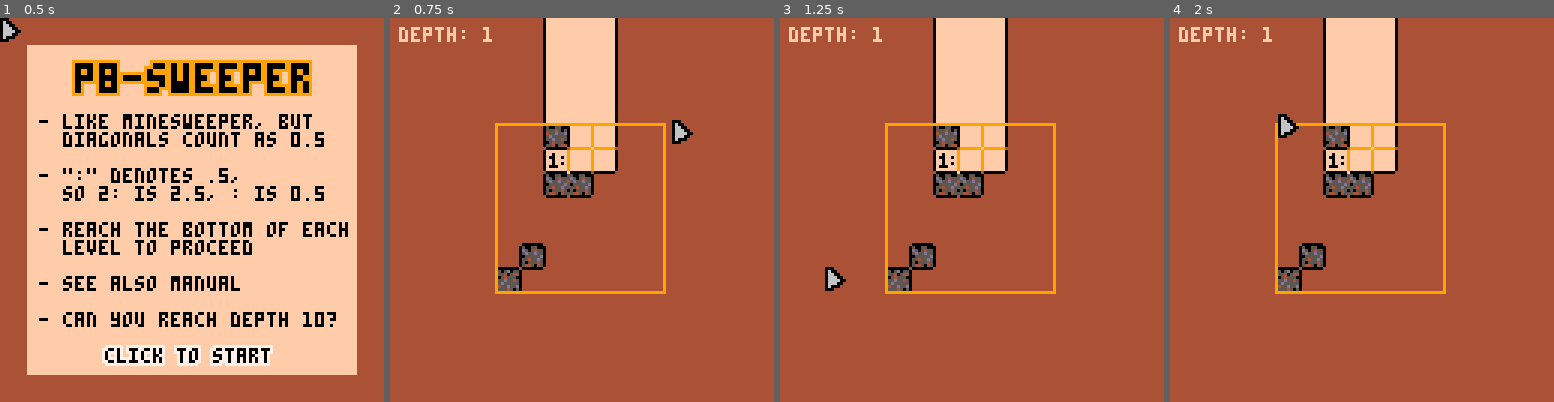
Above: before the commit, frames 1-4 (left to right).
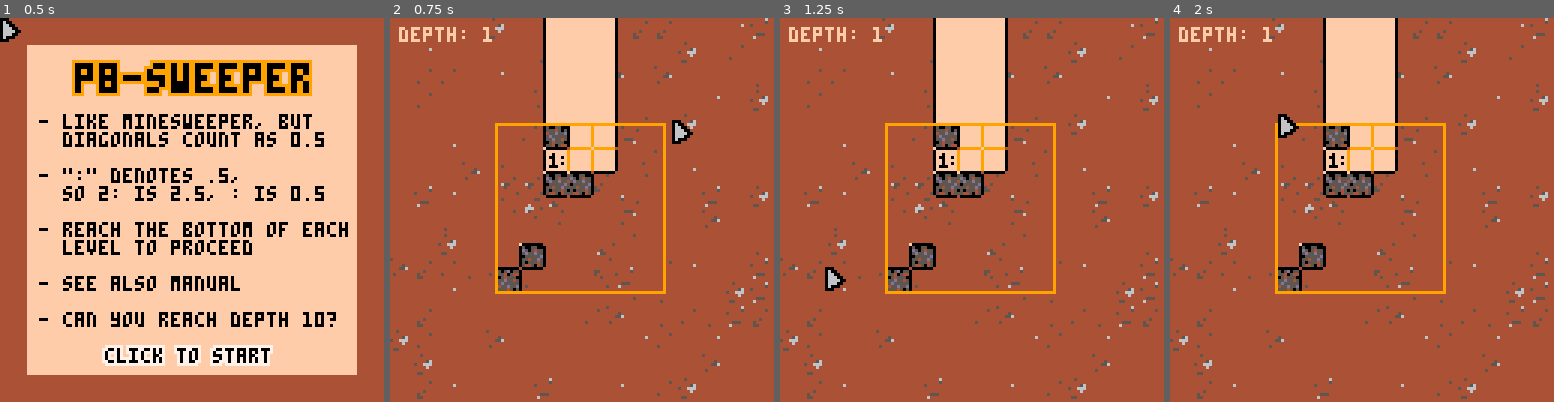
Above: after the commit, the same moments.

Repository: zommerfelds/ldjam57-p8sweeper
Game: PICO-8 cartridge p8sweeper.p8
Same seed, same stepped clock (60 frames per second), same inputs: the game is played once before the commit and once after it.
Inputs (mouse positions are in pixels of both pictures, inside the frame that each line leads up to):
- Up to frame 1 (0.5 s): no input
- Up to frame 2 (0.75 s): click (670, 121) at 0.67 s
- Up to frame 3 (1.25 s): click (826, 267) at 1.22 s
- Up to frame 4 (2 s): click (1277, 114) at 1.77 s

Frame 1 is identical in both runs. In frame 2, 2.1% of the frame differs, in the area x 0-99%, y 0-100%; in frame 3, 2.1%; in frame 4, 2.1%.

Commit message:
Add random background tiles

Diff:
--- a/generator.lua
+++ b/generator.lua
@@ -7,6 +7,7 @@
 flags = {}
 path = {}
 flipped = {}
+rand = {}
 
 function reset_grid()
     for i = 1, GRID_WIDTH do
@@ -15,12 +16,15 @@
         flags[i] = {}
         path[i] = {}
         flipped[i] = {}
+        rand[i] = {}
         for j = 1, GRID_HEIGHT do
             grid[i][j] = EMPTY_FIELD -- Default all fields to empty
             visibility[i][j] = false -- Default all fields to covered
             flags[i][j] = false -- Default all fields to unflagged
             path[i][j] = false -- Default all fields to not in path
+            -- note: could remove flipped and use rand instead
             flipped[i][j] = { x = rnd() > 0.5, y = rnd() > 0.5 } -- Randomize x and y as booleans
+            rand[i][j] = rnd()
         end
     end
 end
--- a/p8sweeper.p8
+++ b/p8sweeper.p8
@@ -16,14 +16,14 @@
 77777777777777777777777777777777777777777777777777777777777777777777777777777777777777777777777777777777777777777777777777777777
 77777777777777777777777777777777777777777777777777777777777777777777777777777777777777777777777777777777777777777777777777777777
 77777777777777777777777777777777777777777777777777777777777777777777777777777777777777777777777777777777777777777777777777777777
-77707777500550057707777777777777777777777777777777777777777777777777777777777777777777777777777777777777777777777777777777777777
-770007775554505d7700077777777777777777777777777777777777777777777777777777777777777777777777777777777777777777777777777777777777
-70080077455d55d5770b007777777777777777777777777777777777777777777777777777777777777777777777777777777777777777777777777777777777
-008880075d5555507700077777777777777777777777777777777777777777777777777777777777777777777777777777777777777777777777777777777777
-7008007755d554557707777777777777777777777777777777777777777777777777777777777777777777777777777777777777777777777777777777777777
-77000777054555057000077777777777777777777777777777777777777777777777777777777777777777777777777777777777777777777777777777777777
-77707777554054457777777777777777777777777777777777777777777777777777777777777777777777777777777777777777777777777777777777777777
-77777777505d05547777777777777777777777777777777777777777777777777777777777777777777777777777777777777777777777777777777777777777
+77707777500550057707777744444444444444445444444444444644445444444444444444444444444444444444444444444444777777777777777777777777
+770007775554505d7700077744444544444445444444444444444544444444444444444444444444444444444444444444444444777777777777777777777777
+70080077455d55d5770b007744444444444444444444544454444444444456444444444444444644444444444444444444444444777777777777777777777777
+008880075d5555507700077744444444444444444445564444444444544666444444444444444444444444444444444444444444777777777777777777777777
+7008007755d554557707777744444444444544444444444444444444444464444444444444444444444444444444444444444444777777777777777777777777
+77000777054555057000077745444444454444444544444444555444444444444444444444444444444444444444444444444444777777777777777777777777
+77707777554054457777777744444444455444444444444446444444455444444454444444444444444444444444444444444444777777777777777777777777
+77777777505d05547777777744444444444444444444444444444444444444444444444444444444444444444444444444444444777777777777777777777777
 00077777777777777777777777777777777777777777777777777777777777777777777777777777777777777777777777777777777777777777777777777777
 06007777777777777777777777777777777777777777777777777777777777777777777777777777777777777777777777777777777777777777777777777777
 06600777777777777777777777777777777777777777777777777777777777777777777777777777777777777777777777777777777777777777777777777777
--- a/scene_level.lua
+++ b/scene_level.lua
@@ -32,6 +32,10 @@
     end
 end
 
+function get_background_tile_full(rand)
+    return 19 + min(rand * 20, 9)
+end
+
 function init_level(opt_depth)
     scene = SCENE_LEVEL
     sfx(0)
@@ -47,6 +51,13 @@
 
     if scene == SCENE_LEVEL then
         generate_level(depth)
+    end
+
+    random_background = {}
+    for x = 0, 127, CELL_WIDTH do
+        for y = 0, 127, CELL_HEIGHT do
+            random_background[x .. y] = get_background_tile_full(rnd())
+        end
     end
 end
 
@@ -139,7 +150,15 @@
 
 function draw_level()
     cls(1)
-    rectfill(0, 0, 127, 127, 4)
+    -- rectfill(0, 0, 127, 127, 4)
+
+    -- Draw the background
+    for x = 0, 127, CELL_WIDTH do
+        for y = 0, 127, CELL_HEIGHT do
+            spr(random_background[x .. y], x, y)
+        end
+    end
+
     print("depth: " .. depth, 3, 3, 15)
 
     rectfill(GRID_OFFSET_X, GRID_OFFSET_Y, GRID_OFFSET_X + GRID_WIDTH * CELL_WIDTH, GRID_OFFSET_Y + GRID_HEIGHT * CELL_HEIGHT, 15)
@@ -177,7 +196,8 @@
                         draw_number(i, j, neighbor_counts[i][j])
                     end
                 else
-                    rectfill(x, y, x + CELL_WIDTH, y + CELL_HEIGHT, 4)
+                    --rectfill(x, y, x + CELL_WIDTH, y + CELL_HEIGHT, 4)
+                    spr(get_background_tile_full(rand[i][j]), x, y, 1, 1, flipped[i][j].x, flipped[i][j].y)
                 end
                 if flags[i][j] then
                     spr(18, x + 1, y + 1) -- Draw flag sprite
